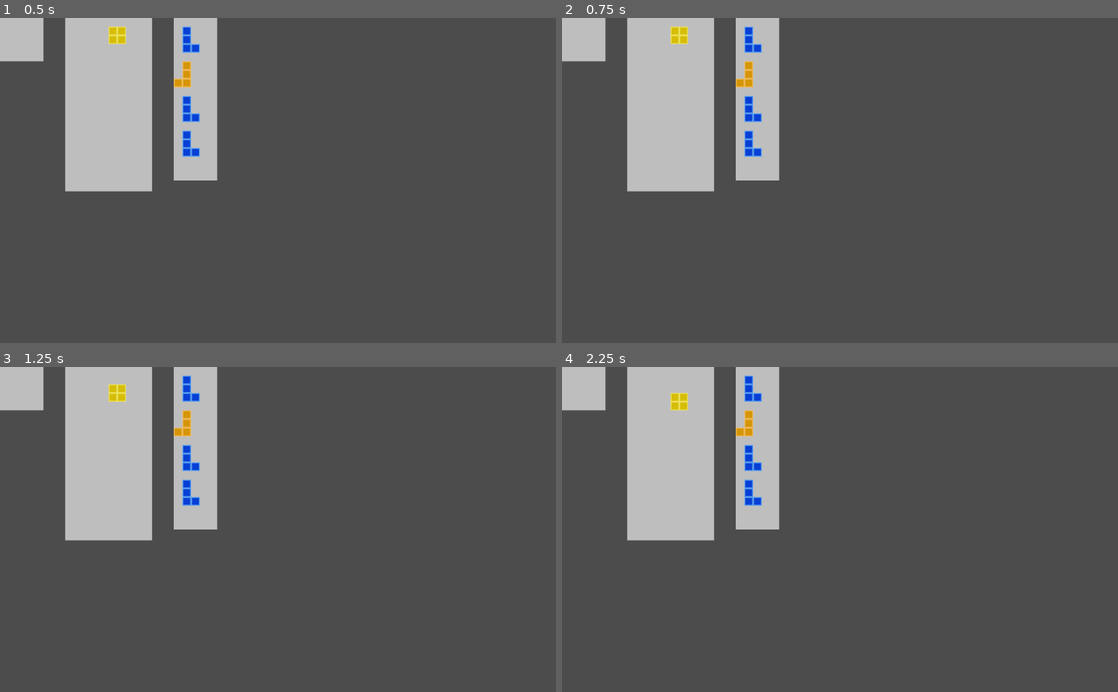
Above: before the commit, frames 1-4 (two rows, left to right).
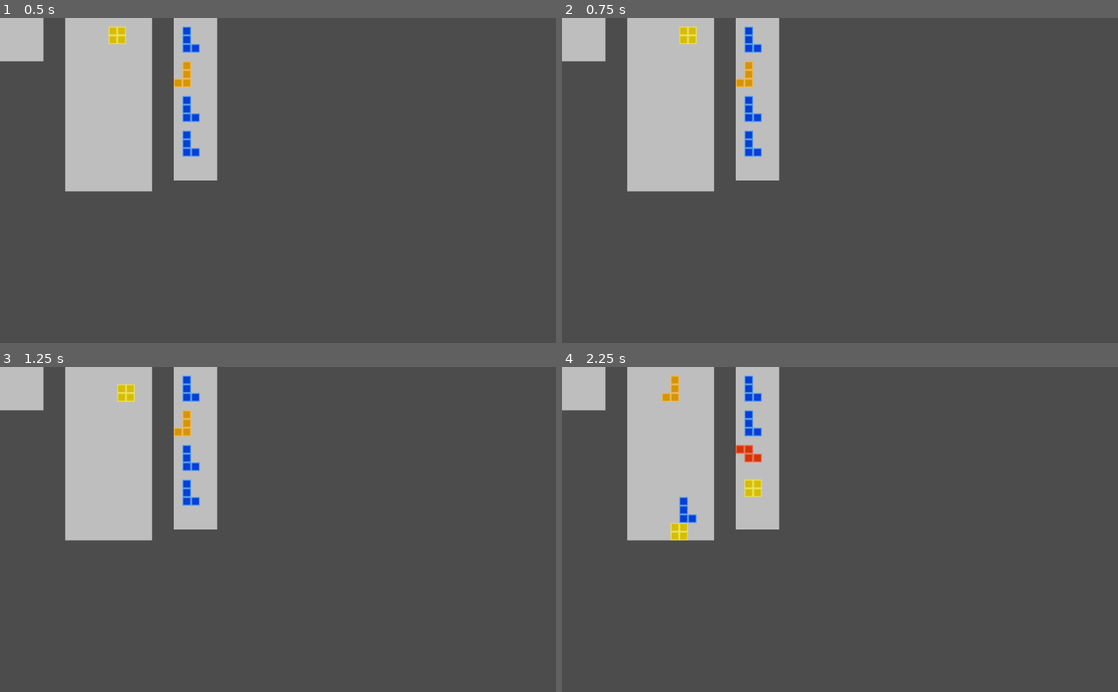
Above: after the commit, the same moments.

Repository: Boyquotes/Godot-Detris
Game: Godot game, scene res://Playfield.tscn
Same seed, same stepped clock (60 frames per second), same inputs: the game is played once before the commit and once after it. The project has no main scene, so this scene is started directly.
Inputs:
- Up to frame 1 (0.5 s): no input
- Up to frame 2 (0.75 s): tap Enter at 0.5 s; hold D (mino_right) from 0.53 s (still down); tap Z (mino_anticlockwise) at 0.6 s
- Up to frame 3 (1.25 s): keep holding D (mino_right); tap X (mino_clockwise) at 0.8 s
- Up to frame 4 (2.25 s): tap Space at 1.25 s; release D (mino_right) at 1.28 s; hold A (mino_left) 1.28-2.03 s; tap X (mino_clockwise) at 1.35 s; tap W (mino_hard_drop) at 1.55, 2.1 s; hold D (mino_right) from 2.03 s (still down)

Frame 1 is identical in both runs. In frame 2, 0.2% of the frame differs, in the area x 19-25%, y 2-9%; in frame 3, 0.2%; in frame 4, 1.4%, in the area x 18-36%, y 2-54%.

Commit message:
Make Matrix controllable

Diff:
--- a/Matrix.gd
+++ b/Matrix.gd
@@ -25,6 +25,32 @@
 
 func _ready() -> void:
 	emit_signal("queued_mino_requested")
+
+
+func _process(_delta : float) -> void:
+	if mino.shape == 0: # Locked out of actions until we get a mino
+		return
+
+	if Input.is_action_just_pressed("mino_hold"):
+		hold_mino()
+		return
+
+	if Input.is_action_just_pressed("mino_hard_drop"):
+		hard_drop_mino()
+		return
+
+	if Input.is_action_just_pressed("mino_soft_drop"):
+		soft_drop_mino()
+
+	if Input.is_action_just_pressed("mino_right"):
+		translate_mino(true)
+	elif Input.is_action_just_pressed("mino_left"):
+		translate_mino(false)
+
+	if Input.is_action_just_pressed("mino_clockwise"):
+		rotate_mino(true)
+	elif Input.is_action_just_pressed("mino_anticlockwise"):
+		rotate_mino(false)
 
 
 func _draw() -> void:
--- a/Playfield.gd
+++ b/Playfield.gd
@@ -1,7 +1,7 @@
 extends Node2D
 
 
-func _unhandled_input(event):
+func _unhandled_input(event : InputEvent) -> void:
 	print(event.to_string())
 
 
